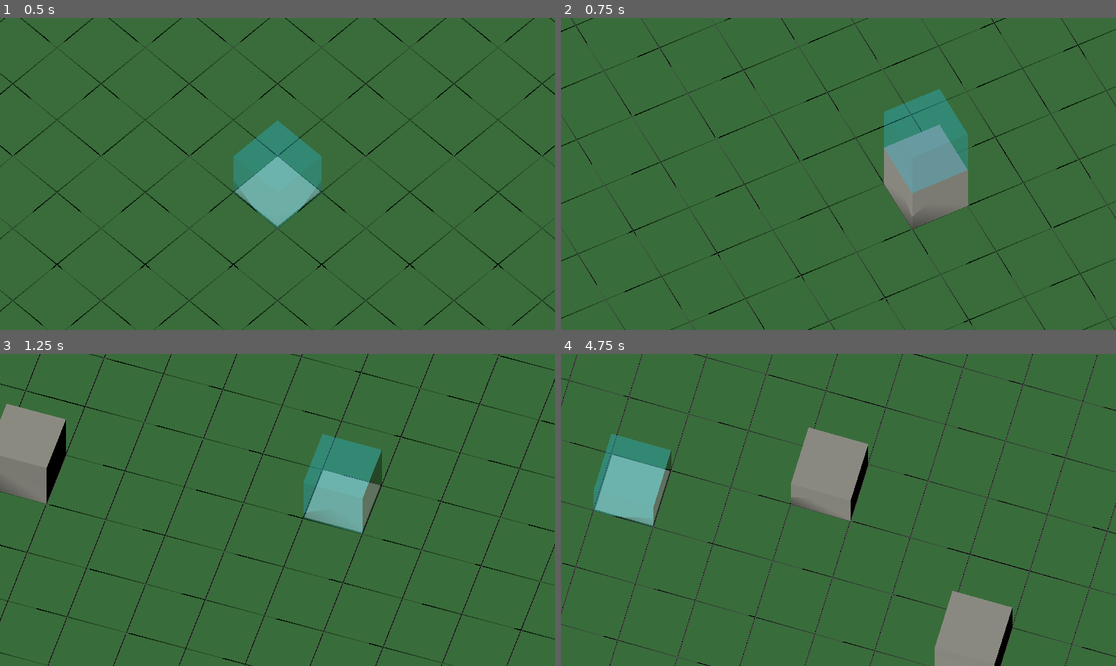
Above: before the commit, frames 1-4 (two rows, left to right).
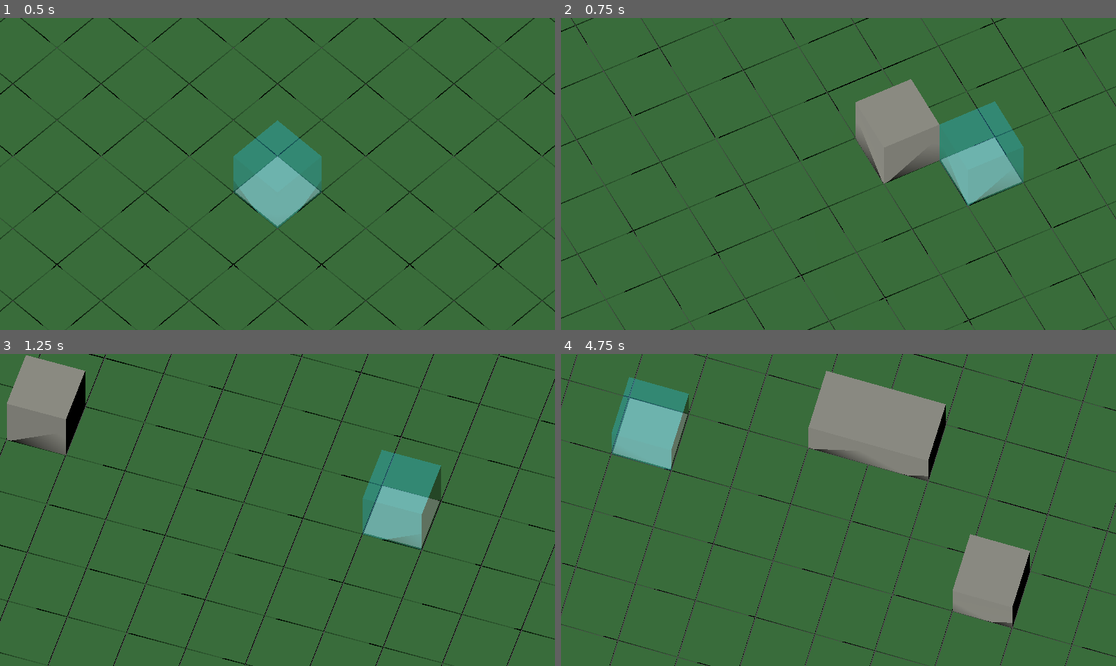
Above: after the commit, the same moments.

Repository: CapooCapo/camera-privot
Game: Godot game, scene res://tiledmap/camera.tscn
Two runs of this game, one before a commit and one after it. Both use one fixed random seed, a clock stepped at 60 frames per second and the inputs below.
Inputs (mouse positions are in pixels of both pictures, inside the frame that each line leads up to):
- Up to frame 1 (0.5 s): no input
- Up to frame 2 (0.75 s): tap Enter at 0.5 s; move the mouse to (960, 158) at 0.52 s; hold Right (ui_right) from 0.53 s (still down); hold E from 0.53 s (still down); click (960, 158) at 0.67 s
- Up to frame 3 (1.25 s): keep holding Right (ui_right); keep holding E
- Up to frame 4 (4.75 s): move the mouse to (727, 525) at 1.27 s; release Right (ui_right) at 1.28 s; release E at 1.28 s; hold Down (ui_down) 1.28-2.03 s; tap Q at 1.35 s; click (727, 525) at 1.42 s; move the mouse to (894, 441) at 2.02 s; hold Right (ui_right) 2.03-2.78 s; hold R 2.03-2.78 s; click (894, 441) at 2.17 s; move the mouse to (810, 572) at 2.77 s; hold Up (ui_up) 2.78-3.53 s; tap F at 2.85 s; click (810, 572) at 2.92 s; move the mouse to (1005, 556) at 3.52 s; hold Left (ui_left) from 3.53 s (still down); tap X at 3.6 s; click (1005, 556) at 3.67 s; move the mouse to (672, 463) at 4.27 s; tap Delete at 4.35 s; click (672, 463) at 4.42 s

Frame 1 is identical in both runs. In frame 2, 8.9% of the frame differs, in the area x 48-84%, y 0-68%; in frame 3, 11%; in frame 4, 17%, in the area x 5-93%, y 0-100%.

Commit message:
Fix grid mouse targeting height

Diff:
--- a/tiledmap/GridTargeting.gd
+++ b/tiledmap/GridTargeting.gd
@@ -3,6 +3,7 @@
 
 @export var allow_side_face_placement := true
 @export var raycast_epsilon := 0.0001
+@export var ground_pick_y_offset := 0.0
 
 
 func get_mouse_target(
@@ -23,7 +24,11 @@
 	var ray_origin := grid_map.to_local(ray_origin_world)
 	var ray_direction := (grid_map.global_transform.basis.inverse() * ray_direction_world).normalized()
 
-	var ground_hit = _intersect_ground_plane(ray_origin, ray_direction)
+	var ground_hit = _intersect_ground_plane(
+		ray_origin,
+		ray_direction,
+		_get_ground_pick_y(grid_map)
+	)
 	var max_distance := INF
 	if ground_hit != null:
 		max_distance = ray_origin.distance_to(ground_hit) + grid_map.cell_size.length()
@@ -109,11 +114,11 @@
 	return {}
 
 
-func _intersect_ground_plane(ray_origin: Vector3, ray_direction: Vector3):
+func _intersect_ground_plane(ray_origin: Vector3, ray_direction: Vector3, plane_y: float):
 	if absf(ray_direction.y) < 0.0001:
 		return null
 
-	var distance := -ray_origin.y / ray_direction.y
+	var distance := (plane_y - ray_origin.y) / ray_direction.y
 	if distance < 0.0:
 		return null
 
@@ -121,11 +126,12 @@
 
 
 func _point_to_ground_cell(grid_map: GridMap, point: Vector3) -> Vector3i:
-	return Vector3i(
-		floori(point.x / grid_map.cell_size.x + 0.5),
-		0,
-		floori(point.z / grid_map.cell_size.z + 0.5)
-	)
+	var cell := grid_map.local_to_map(point)
+	return Vector3i(cell.x, 0, cell.z)
+
+
+func _get_ground_pick_y(grid_map: GridMap) -> float:
+	return grid_map.map_to_local(Vector3i.ZERO).y + ground_pick_y_offset
 
 
 func _ray_intersects_cell_aabb(ray_origin: Vector3, ray_direction: Vector3, aabb: AABB) -> Dictionary:
--- a/tiledmap/camera.tscn
+++ b/tiledmap/camera.tscn
@@ -33,13 +33,13 @@
 }
 metadata/_editor_floor_ = Vector3(0, 0, 0)
 
-[node name="BuildGrid" type="Node" parent="." unique_id=3176085416]
+[node name="BuildGrid" type="Node" parent="." unique_id=-1118881880]
 script = ExtResource("3_7eowt")
 
 [node name="TerrainGenerator" type="Node" parent="BuildGrid" unique_id=1289426731]
 script = ExtResource("4_terrain")
 
-[node name="PlacementRules" type="Node" parent="BuildGrid" unique_id=2263812039]
+[node name="PlacementRules" type="Node" parent="BuildGrid" unique_id=-2031155257]
 script = ExtResource("5_rules")
 
 [node name="Targeting" type="Node" parent="BuildGrid" unique_id=783642996]
@@ -50,4 +50,4 @@
 
 [node name="BlockPreview" type="MeshInstance3D" parent="BuildGrid/Preview" unique_id=1280919936]
 
-[node name="FootprintPreview" type="MeshInstance3D" parent="BuildGrid/Preview" unique_id=3853064785]
+[node name="FootprintPreview" type="MeshInstance3D" parent="BuildGrid/Preview" unique_id=-441902511]
Not shown, added: tiledmap/GridBuildPreview.gd.uid
Not shown, added: tiledmap/GridPlacementRules.gd.uid
Not shown, added: tiledmap/GridTargeting.gd.uid
Not shown, added: tiledmap/GridTerrainGenerator.gd.uid
Not shown: 1 places in tiledmap/camera.tscn that only renumber resources
